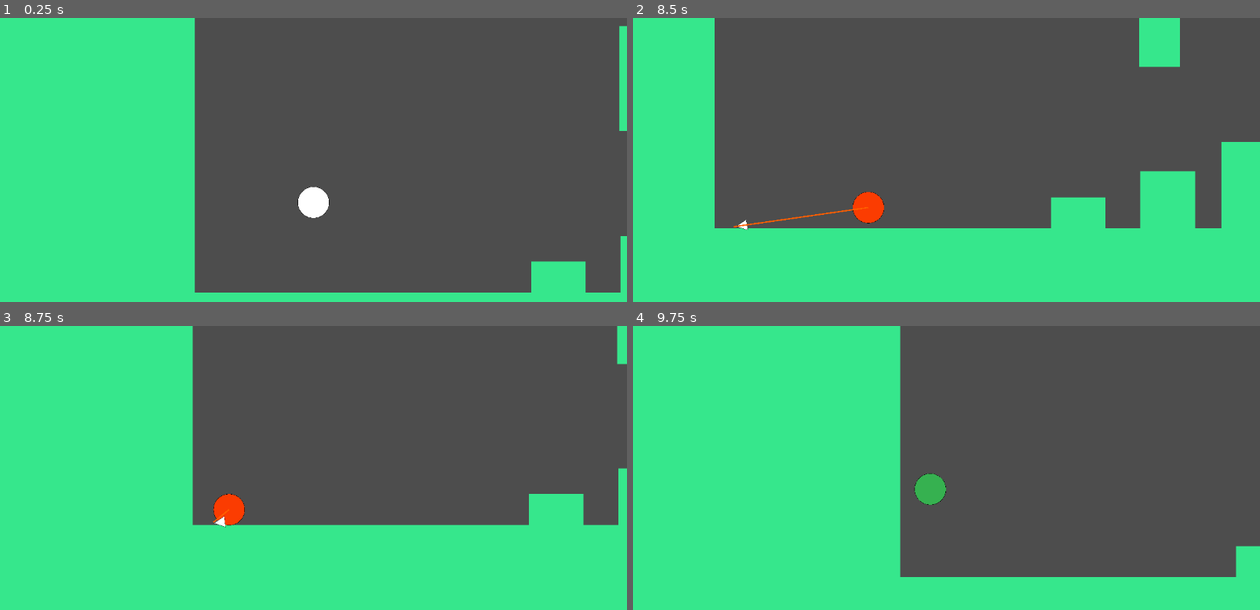
Above: before the commit, frames 1-4 (two rows, left to right).
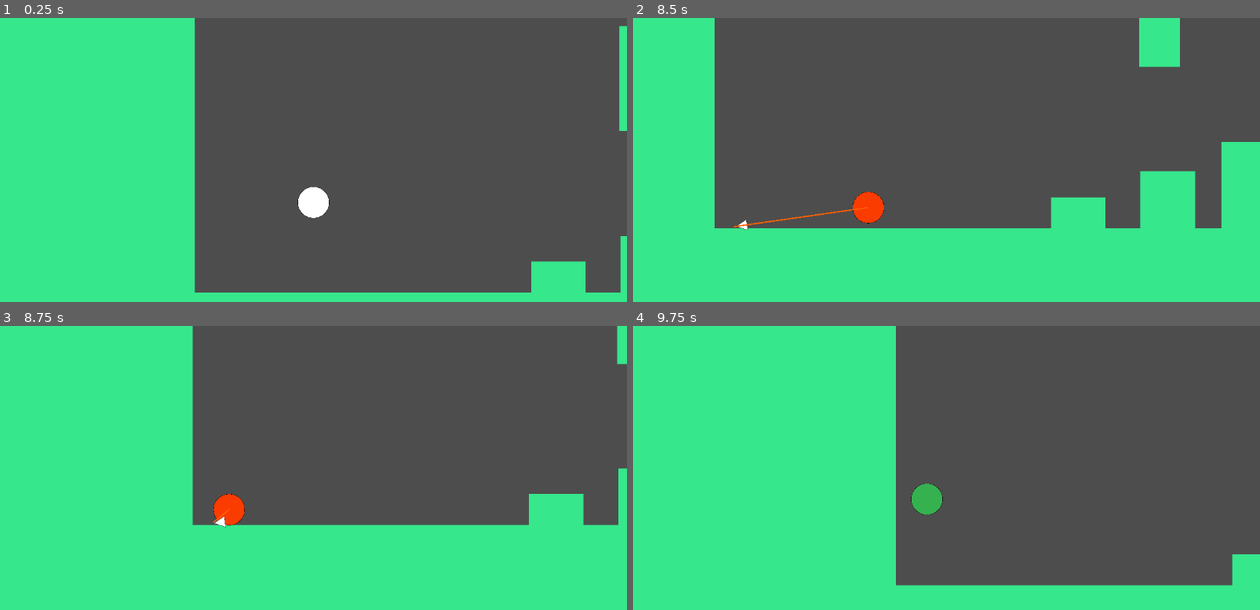
Above: after the commit, the same moments.

Repository: DaPizzaGod/tsa-game
Game: Godot game, scene res://scenes/levels/level.tscn
Same seed, same stepped clock (60 frames per second), same inputs: the game is played once before the commit and once after it.
Inputs (mouse positions are in pixels of both pictures, inside the frame that each line leads up to):
- Up to frame 1 (0.25 s): no input
- Up to frame 2 (8.5 s): move the mouse to (1084, 177) at 0.52 s; hold W (jump) 0.53-1.28 s; hold D (right) 0.53-2.03 s; click (1084, 177) at 0.6 s; move the mouse to (821, 211) at 1.27 s; tap W (jump) at 1.35, 1.52, 1.82, 3.02, 3.32, 4.52, 4.82, 5.85, 6.02, 6.32, 7.52, 7.82 s; click (821, 211) at 1.55 s; move the mouse to (1009, 117) at 2.02 s; hold A (left) 2.03-2.78 s; hold W (jump) 2.03-2.78 s; tap Middle mouse button (other special action) at 2.1, 6.6 s; move the mouse to (915, 265) at 2.77 s; hold D (right) 2.78-4.28 s; click (915, 265) at 2.85 s; move the mouse to (1134, 248) at 3.52 s; hold W (jump) 3.53-4.28 s; right-click (1134, 248) at 3.6 s; move the mouse to (758, 140) at 4.27 s; hold A (left) 4.28-5.03 s; tap Shift (switch mode) at 4.35 s; click (758, 140) at 4.55 s; move the mouse to (977, 194) at 5.02 s; hold D (right) 5.03-5.78 s; hold W (jump) 5.03-5.78 s; click (977, 194) at 5.1 s; move the mouse to (852, 106) at 5.77 s; hold A (left) 5.78-7.28 s; click (852, 106) at 6.05 s; move the mouse to (1084, 177) at 6.52 s; hold W (jump) 6.53-7.28 s; move the mouse to (821, 211) at 7.27 s; hold D (right) from 7.28 s (still down); click (821, 211) at 7.35 s; move the mouse to (1009, 117) at 8.02 s; hold W (jump) from 8.03 s (still down); right-click (1009, 117) at 8.1 s
- Up to frame 3 (8.75 s): keep holding D (right); keep holding W (jump)
- Up to frame 4 (9.75 s): move the mouse to (915, 573) at 8.77 s; release W (jump) at 8.78 s; tap Shift (switch mode) at 8.85 s; tap W (jump) at 9.02, 9.32 s; click (915, 573) at 9.05 s; move the mouse to (1134, 556) at 9.52 s; release D (right) at 9.53 s; hold A (left) from 9.53 s (still down); hold W (jump) from 9.53 s (still down); click (1134, 556) at 9.6 s

Frames 1-3 are identical in both runs. In frame 4, 2.9% of the frame differs, in the area x 41-100%, y 0-92%.

Commit message:
fixed up air jump

Diff:
--- a/scenes/player/spring_mode.gd
+++ b/scenes/player/spring_mode.gd
@@ -1,8 +1,11 @@
 extends PlayerParent
 
 var jump_vel:= -800.0
-
+var dir
+var dir_radians
 func _process(delta: float) -> void:
+	dir = global_position.direction_to(get_global_mouse_position())
+	dir_radians = dir.angle()
 	# Apply Gravity
 	if not is_on_floor():
 		velocity.y += gravity * delta
@@ -12,17 +15,16 @@
 		velocity.y = jump_vel
 
 	if not is_on_floor():
-		look_at(get_global_mouse_position())
+
 		if Input.is_action_just_pressed("shoot"):
-			var dir = (get_global_mouse_position() - position)
-			air_jump(dir)
+			print(dir)
+			air_jump()
 
 	# Move
+	look_at(dir)
 
 	move_and_slide()
 
-func air_jump(dir):
-	var velx = dir.x
-	var vely = dir.y
-	velocity.x = velx
-	velocity.y = vely
+func air_jump():
+	velocity.x = -dir.x * jump_vel
+	velocity.y = -dir.y * jump_vel
